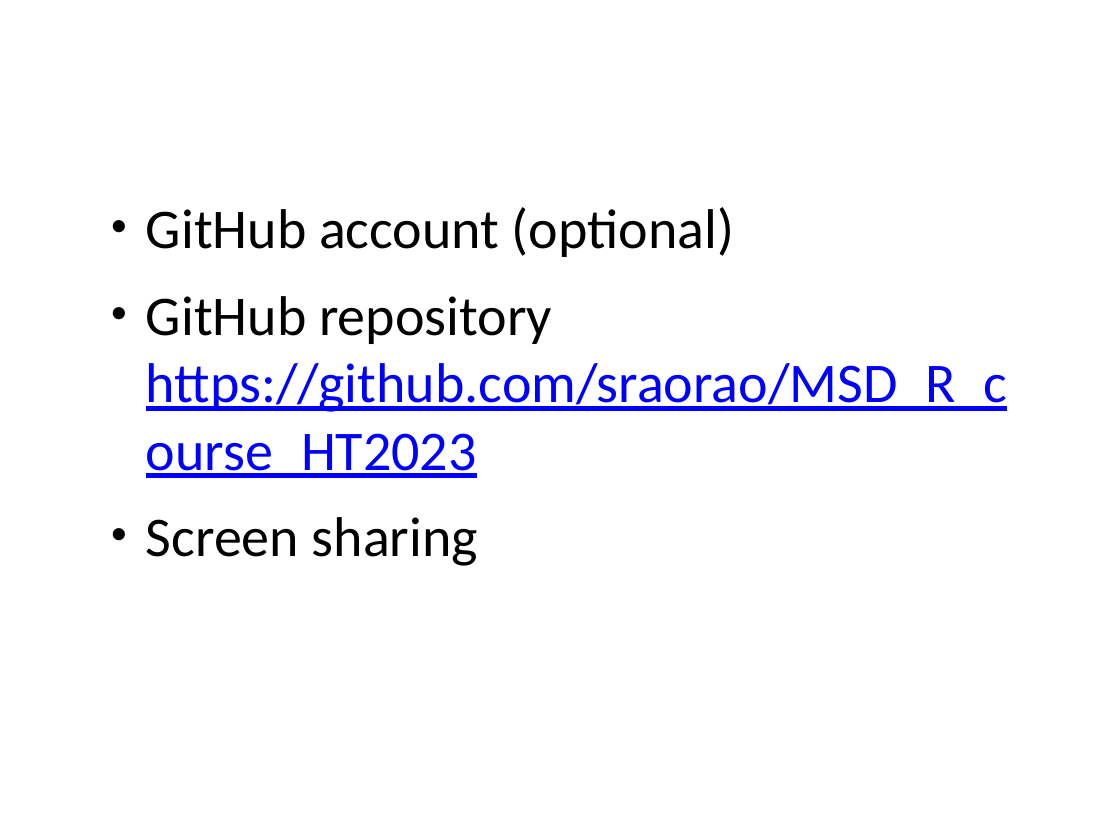
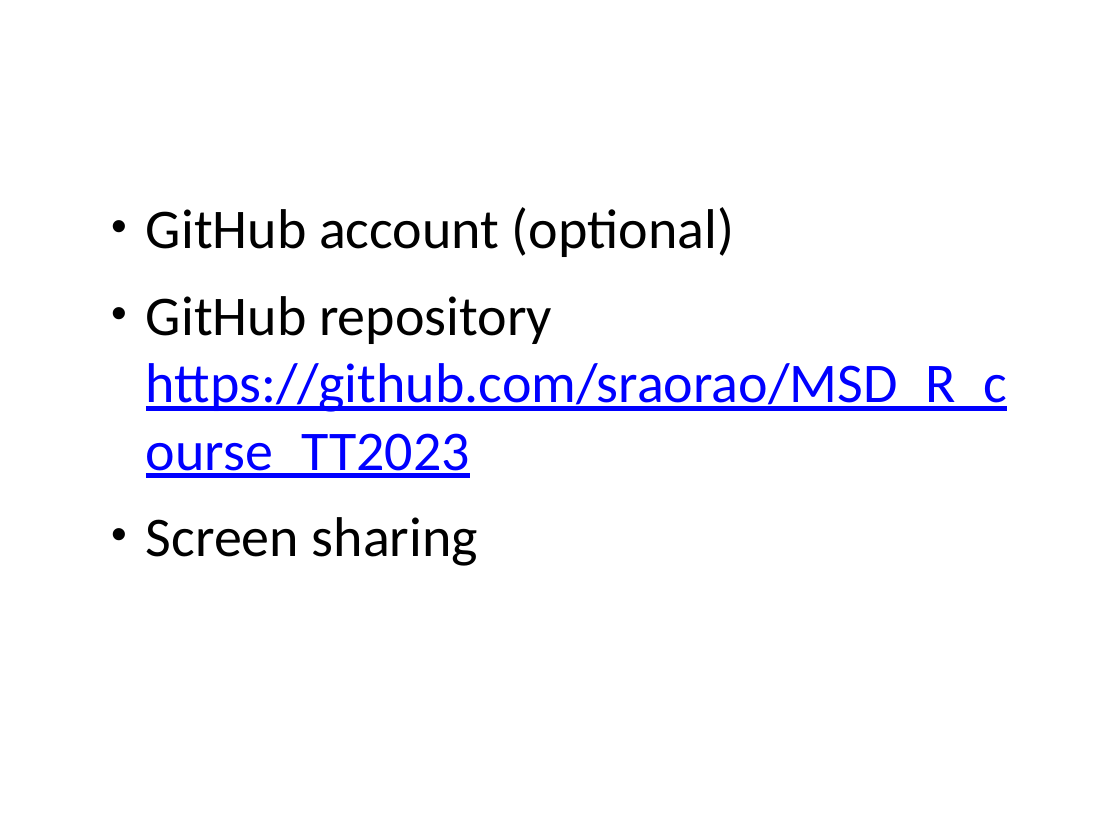
Before and after one commit to sraorao/MSD_R_course_TT2023, a slide deck: slide 2 of powerpoint/Session1.pptx. Drawn at 1120x840 pixels with LibreOffice and Linux fonts; fonts in the diff are those of the drawing. Boxes give left, top, right and bottom in pixels: in the first picture for what was removed or moved away, otherwise in the second. Text is boxed around its words. In the diff, an @@ line names an element or a change of style, - is before the commit and + after.

```diff
--- a/powerpoint/Session1.pptx
+++ b/powerpoint/Session1.pptx
@@ text at bbox=[146, 296, 1008, 478]: text changed @@
-• GitHub repository https://github.com/sraorao/MSD_R_course_HT2023
+• GitHub repository https://github.com/sraorao/MSD_R_course_TT2023
```
Also in this commit, not shown: 1 other slide changed, 1 other file.
